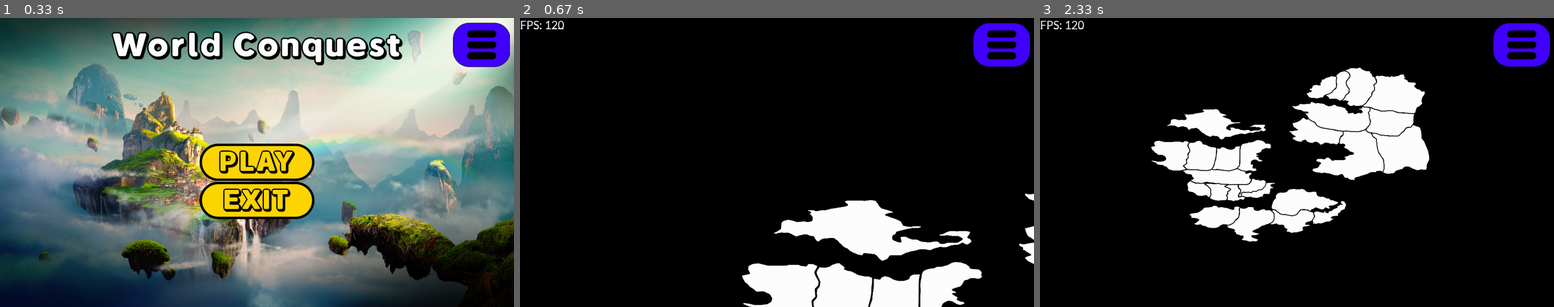
Above: before the commit, frames 1-3 (left to right).
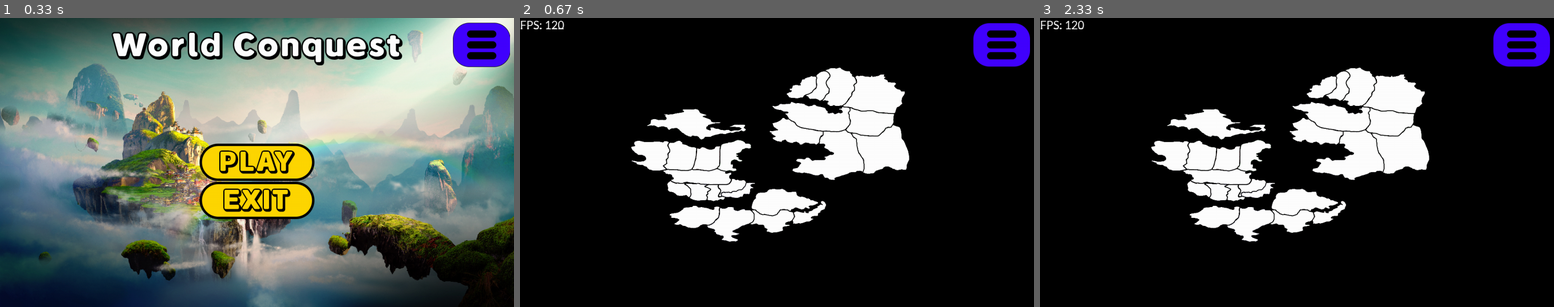
Above: after the commit, the same moments.

Repository: SWE2024/project-pygame
Game: pygame game, started from main.py
Two runs of this game, one before a commit and one after it. Both use one fixed random seed, a clock stepped at 60 frames per second and the inputs below.
Inputs (mouse positions are in pixels of both pictures, inside the frame that each line leads up to):
- Up to frame 1 (0.33 s): no input
- Up to frame 2 (0.67 s): click (777, 162) at 0.38 s
- Up to frame 3 (2.33 s): click (1173, 165) at 0.72 s; tap F at 2 s

Frame 1 is identical in both runs. In frame 2, 22% of the frame differs, in the area x 21-100%, y 17-100%; in frame 3, nothing differs.

Commit message:
fullscreen and audio fix

Diff:
--- a/main.py
+++ b/main.py
@@ -185,8 +185,6 @@
             elif areaSettingsBtn.collidepoint(cursor_pos):
                 screen.blit(btnSettingsHover, (screen.get_width() - 144 - 10, 10))
 
-            keys = pygame.key.get_pressed()
-
             for event in pygame.event.get():
                 if event.type == pygame.QUIT:
                     running = False
@@ -195,7 +193,10 @@
                 if event.type == pygame.MOUSEBUTTONDOWN:
                     if areaPlayBtn.collidepoint(event.pos):
                         self.current_page = self.game
+                        resize_all(loc)
+                        volume = mixer.music.get_volume()
                         change_music(current_path + '/assets/music/musicBackground.mp3')
+                        mixer.music.set_volume(volume)
                         return
                     elif areaExitBtn.collidepoint(event.pos):
                         running = False
@@ -434,8 +435,9 @@
                         return
                     if areaQuitBtn.collidepoint(event.pos):
                         self.current_page = self.menu
-                        # load menu music
+                        volume = mixer.music.get_volume()
                         change_music(current_path + '/assets/music/musicMenu.mp3')
+                        mixer.music.set_volume(volume)
                         return
                     if areaSettingsBtn.collidepoint(event.pos):
                         self.current_page = self.game
